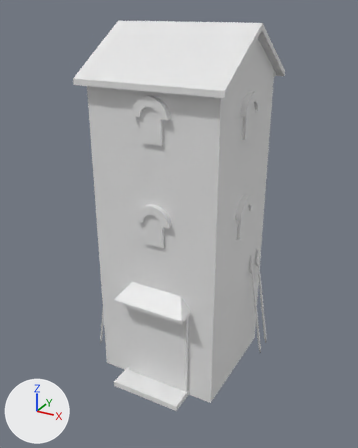
One commit to the COLLADA model art/meshes/structural/kartlians/stone_tower.dae: the scene before it, then after it.
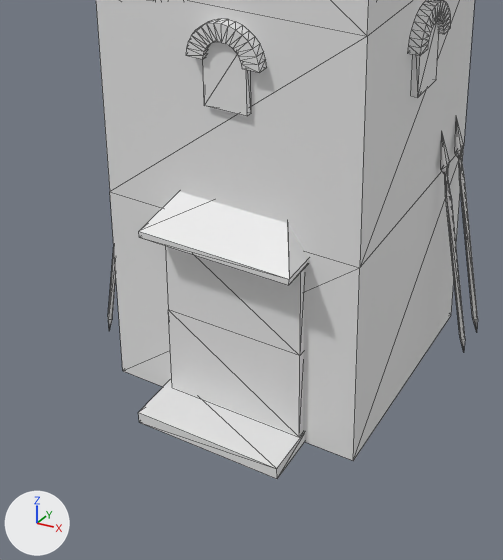
Each version is shown whole from a 50 mm camera at (10.44, -19.43, 17.28) aimed at (-0.08, -0.3, 7.72), then close up on the part from 14% to 78% of the width and 44% to 100% of the height. Lighting does not change. The marker at lower left points along +X, +Y and +Z. The last two pictures show the newer version. The close-ups show mesh edges as thin lines. Where no turn or scale is listed for an object, it has been applied to the vertices.

The first close-up shows 'stone_tower'.
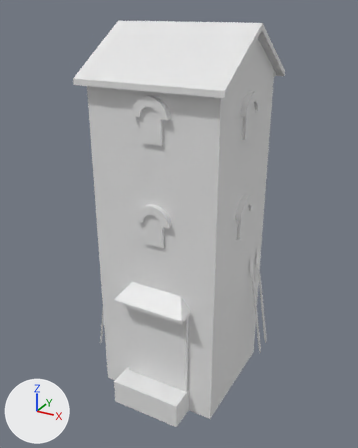
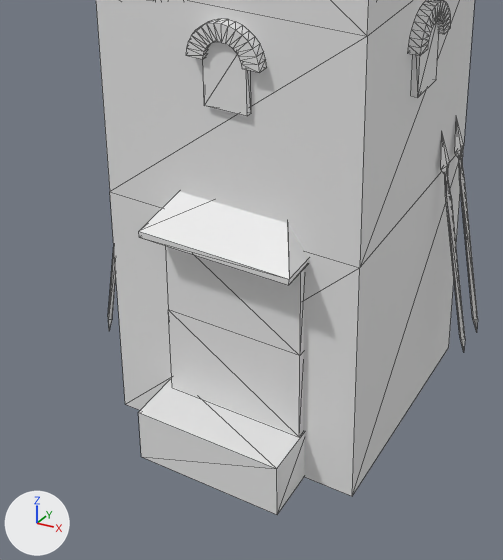
Where the newer file only moved an object's origin or applied its transform, the numbers keep the older frame.

The change in detail:
me_cubo_142 is used by ob_stone_tower; location (0.0, 0.0, 0.0).
Before the commit, vertices of me_cubo_142: 0 (-3.1, -2.7, 0.0) at pixel (122, 370), 2 (-3.1, 3.1, 0.0), 4 (3.0, -2.7, 0.0) at pixel (353, 460), 6 (3.0, 3.1, 0.0) at pixel (451, 315), 624 (-1.7, -4.0, 0.0) at pixel (139, 422).
Before the commit, vertices of me_cubo_142: 626 (-1.7, -2.5, 0.0), 628 (1.8, -4.0, 0.0) at pixel (277, 478), 630 (1.8, -2.5, 0.0).
me_cubo_142 had 748 vertices, 1362 faces and spanned x -4.0..3.9, y -4.0..3.5, z 0.0..16.7.
me_cubo_142 now has 748 vertices, 1358 faces and spans x -4.0..3.9, y -4.0..3.5, z -1.0..16.7.
Part 1, on me_cubo_142:
Vertices 0, 2, 4, 6, 624, 626, 628, 630 of me_cubo_142 move by (0.0, 0.0, -1.0).

Pixel boxes [x1, y1, x2, y2] of what changed, in the close-ups (503 x 560 px; the box of a moved part takes in the faces that stretch with it):
'stone_tower', reshaped: before [96, 0, 478, 479]; after [96, 0, 478, 515]
part 1 of me_cubo_142, moved or reshaped: before [110, 146, 464, 479]; after [110, 146, 464, 515]
